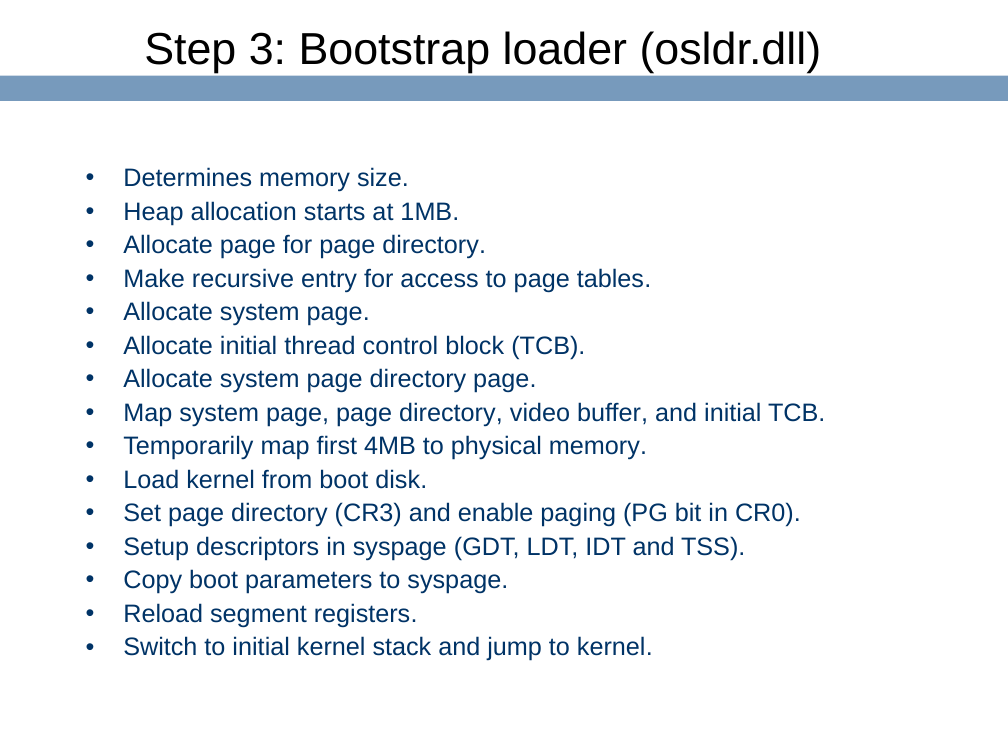
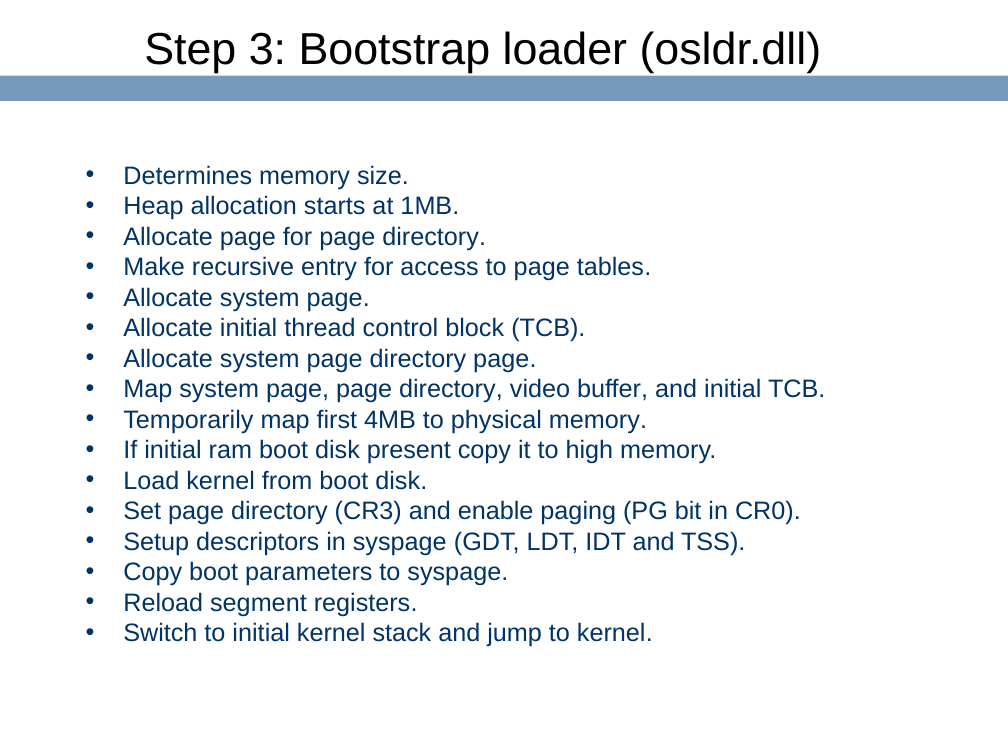
Before and after one commit to ringgaard/sanos, a slide deck: slide 19 of doc/sanostech.ppt. Drawn at 1008x756 pixels with LibreOffice and Linux fonts; fonts in the diff are those of the drawing; background and template pictures are left out. Boxes give left, top, right and bottom in pixels: in the first picture for what was removed or moved away, otherwise in the second. Text is boxed around its words. In the diff, an @@ line names an element or a change of style, - is before the commit and + after.

```diff
--- a/doc/sanostech.ppt
+++ b/doc/sanostech.ppt
@@ text at box(123, 165, 825, 647): line spacing 0.9 to 0.8 @@
@@ text at box(123, 439, 716, 464): paragraph added @@
+• If initial ram boot disk present copy it to high memory.
```
Also in this commit, not shown: 2 other slides changed, 7 other files.
